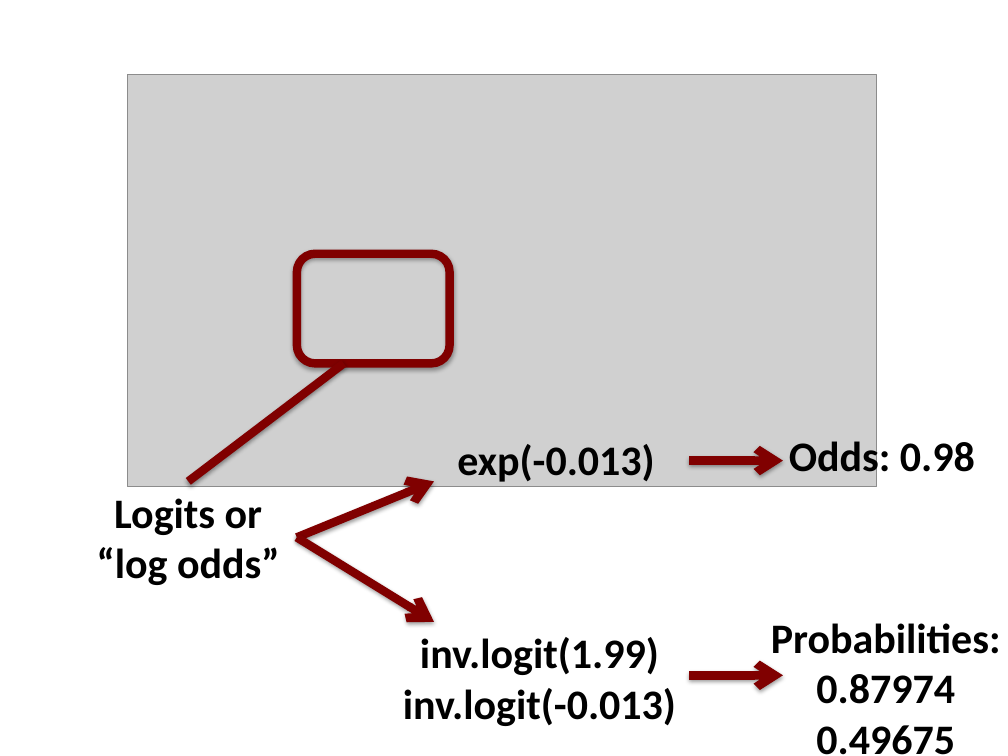
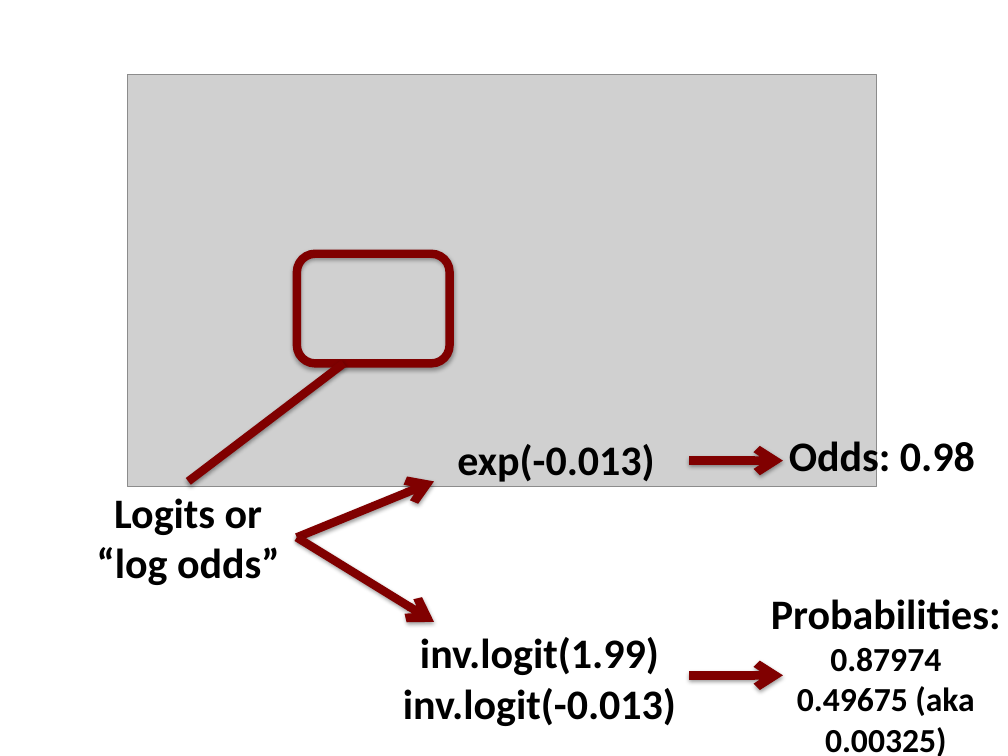
Before and after one commit to ethanweed/Stats4Humanities2016, a slide deck: slide 43 of Day5/Lecture 5.pptx. Drawn at 1008x756 pixels with LibreOffice and Linux fonts; fonts in the diff are those of the drawing; grey boxes stand for pictures. Boxes give left, top, right and bottom in pixels: in the first picture for what was removed or moved away, otherwise in the second. Text is boxed around its words. In the diff, an @@ line names an element or a change of style, - is before the commit and + after.

```diff
--- a/Day5/Lecture 5.pptx
+++ b/Day5/Lecture 5.pptx
@@ text "Probabilities:": place and size @@
-text "Probabilities:" at [771,623,1001,755]
+text "Probabilities:" at [771,599,1001,756]
@@ text at [830,647,941,672]: size 30 to 24 pt in "0.87974" @@
@@ text at [797,686,974,756]: text changed; size 30 to 24 pt @@
-0.49675
+0.49675 (aka 0.00325)
```
Also in this commit, not shown: 17 other slides changed, 1 other file.
